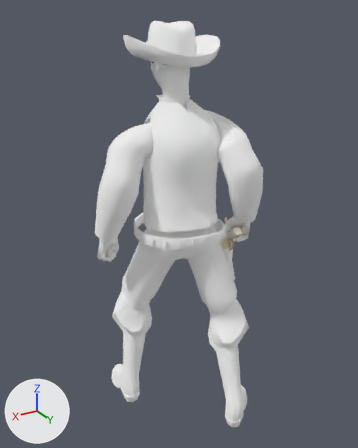
The glTF model public/experiments/out-west/3d/native-v2/baked/player.glb as it was, and as the next commit left it.
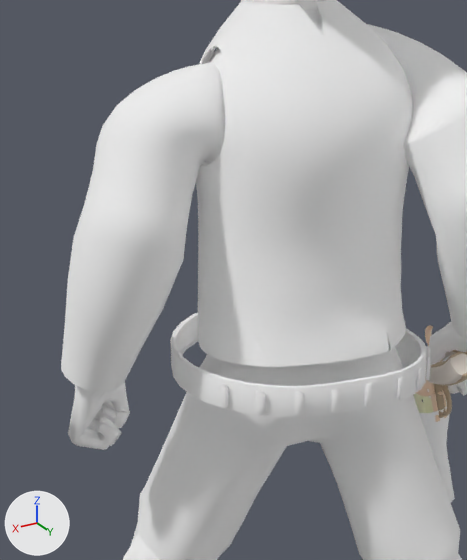
The first picture shows the older version from a 50 mm lens placed at (1.014, 1.747, 1.781), pointed at (-0.014, 0.034, 0.924). The close-ups show the older and then the newer version on the part from 20% to 67% of the width and 23% to 67% of the height of that picture. Only the edits that show in the close-ups are written down. The axes (+X, +Y, +Z) are drawn at lower left. The lights are the same throughout. Where no turn or scale is listed for an object, it has been applied to the vertices. Vertices at exactly the same position are counted once.

The first close-up shows 'native.skin-part.80.1', 'native.skin-part.80.2', 'revolver', 'revolver.001'.
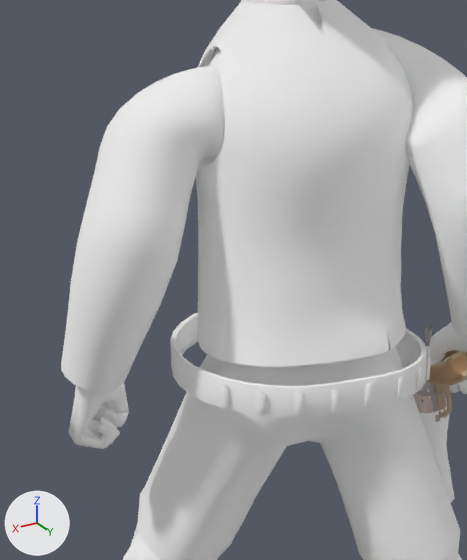
What differs and where, as boxes (x1, y1, x2, y2) in the close-ups (467 x 560 px; the box of a moved part takes in the faces that stretch with it):
part 1 of me_mesh_1, recoloured (darker): (414, 325, 467, 422) in both
part 2 of me_skin_part_2, moved or reshaped: before (367, 24, 467, 340); after (371, 28, 467, 340)
part 3 of me_skin_part_2, moved or reshaped: (61, 63, 225, 392) in both

What the commit changed:
me_mesh_1 has 3663 vertices, 6754 faces and spans x -1.0..1.0, y -0.16..0.16, z -0.54..0.54.
me_mesh_1 is used by ob_revolver; parent ob_mount_wristr_drawn; location (-0.0256, 0.0136, 0.18); rotation (-0.173, -1.307, 1.745), in degrees (-10, -75, 100); scale (0.157, 0.157, 0.157).
me_mesh_1 part 1: 4618 faces centred in x -0.98..1.0, y -0.16..0.16, z -0.52..0.54 are repainted in the vertex colours; the middle colour goes from white #ffffee to white #f5ebe8.
me_skin_part_2 has 2990 vertices, 5258 faces and spans x -0.317..0.357, y -0.182..0.338, z 0.152..1.465.
me_skin_part_2 is used by ob_native_skin_part_80_2; location (0.0, 0.0, 0.003).
me_skin_part_2 part 2: 270 of 2990 vertices moved; they spanned x -0.31..-0.112, y 0.001..0.295, z 0.992..1.407 and now span x -0.307..-0.117, y 0.004..0.287, z 0.996..1.403; mean shift (0.0, 0.0, -0.001); largest move (-0.215, 0.295, 1.193) -> (-0.217, 0.287, 1.181).
me_skin_part_2 part 3: 240 of 2990 vertices moved; they spanned x 0.122..0.355, y -0.048..0.128, z 0.973..1.376 and now span x 0.124..0.353, y -0.044..0.119, z 0.978..1.372; mean shift (0.0, 0.0, -0.001); largest move (0.251, 0.128, 1.146) -> (0.252, 0.118, 1.137).
